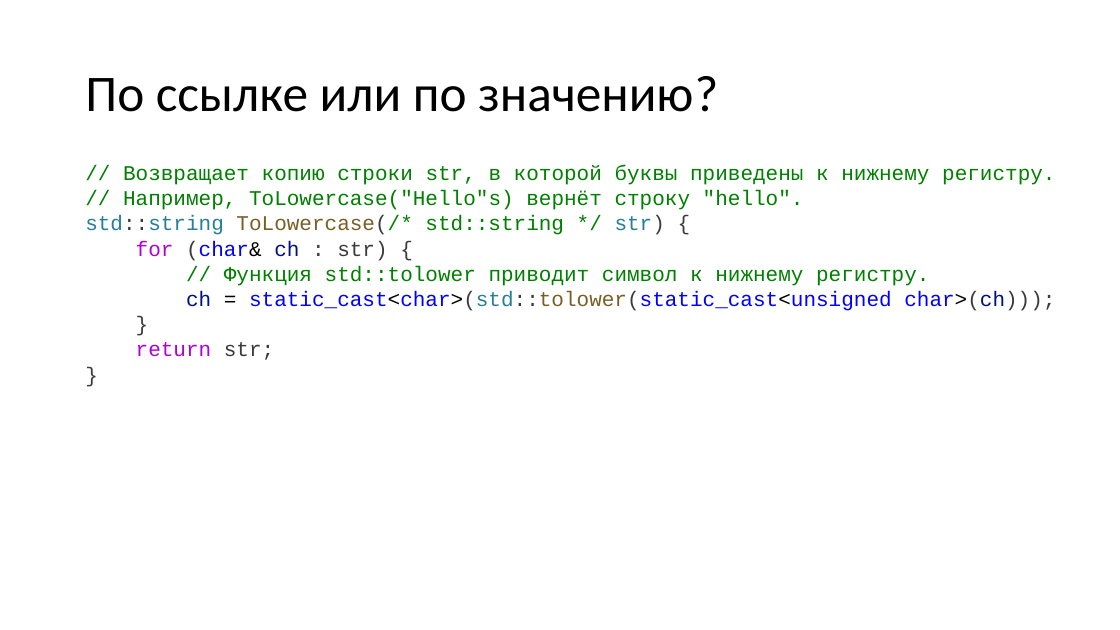
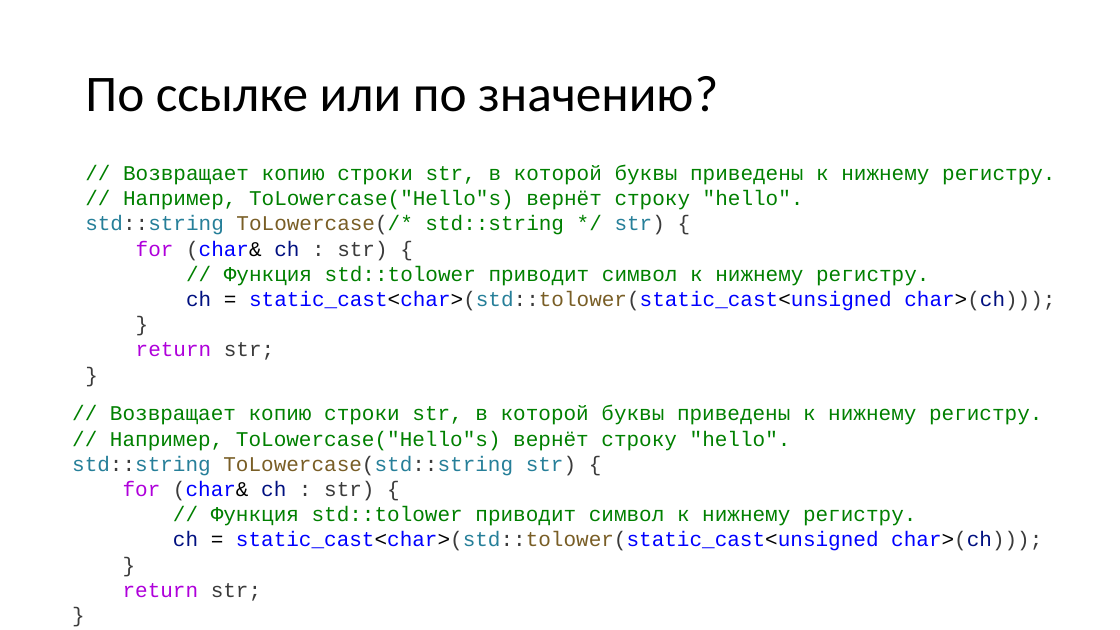
Before and after one commit to alexey-malov/oop, a slide deck: slide 117 of lectures/01/Синтаксис C++.pptx (slide 116 before the commit). Drawn at 1120x630 pixels with LibreOffice and Linux fonts; fonts in the diff are those of the drawing. Boxes give left, top, right and bottom in pixels: in the first picture for what was removed or moved away, otherwise in the second. Text is boxed around its words. In the diff, an @@ line names an element or a change of style, - is before the commit and + after.

```diff
--- a/lectures/01/Синтаксис C++.pptx
+++ b/lectures/01/Синтаксис C++.pptx
@@ text added at (x1=72, y1=405, x2=1042, y2=601), 18 pt, text #008000 @@
+// Возвращает копию строки str, в которой буквы приведены к нижнему регистру.
+// Например, ToLowercase("Hello"s) вернёт строку "hello".
+std::string ToLowercase(std::string str) {
+for (char& ch : str) {
+// Функция std::tolower приводит символ к нижнему регистру.
+ch = static_cast<char>(std::tolower(static_cast<unsigned char>(ch)));
+}
+return str;
+}
```
Also in this commit, not shown: 7 other slides changed, 1 slide added.
